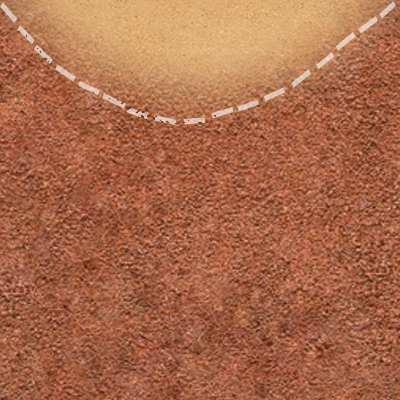
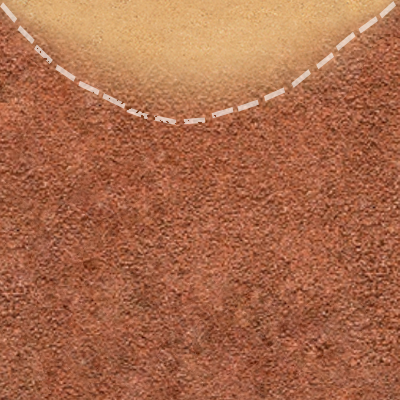
The second 400×400 image is a revision of the first. Changes to its layers:
painted on "Слой 2" over [0, 0, 400, 53]
